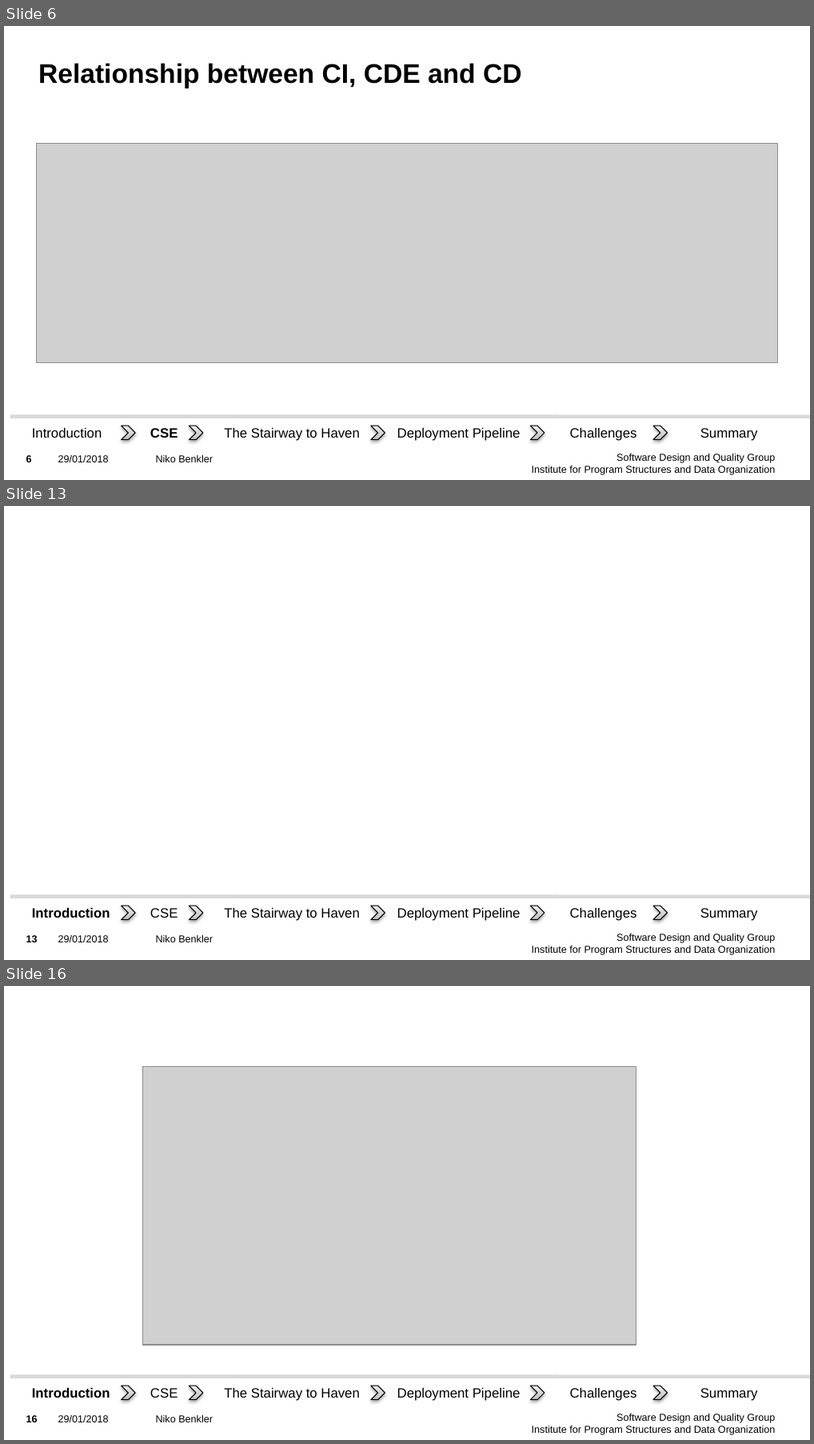
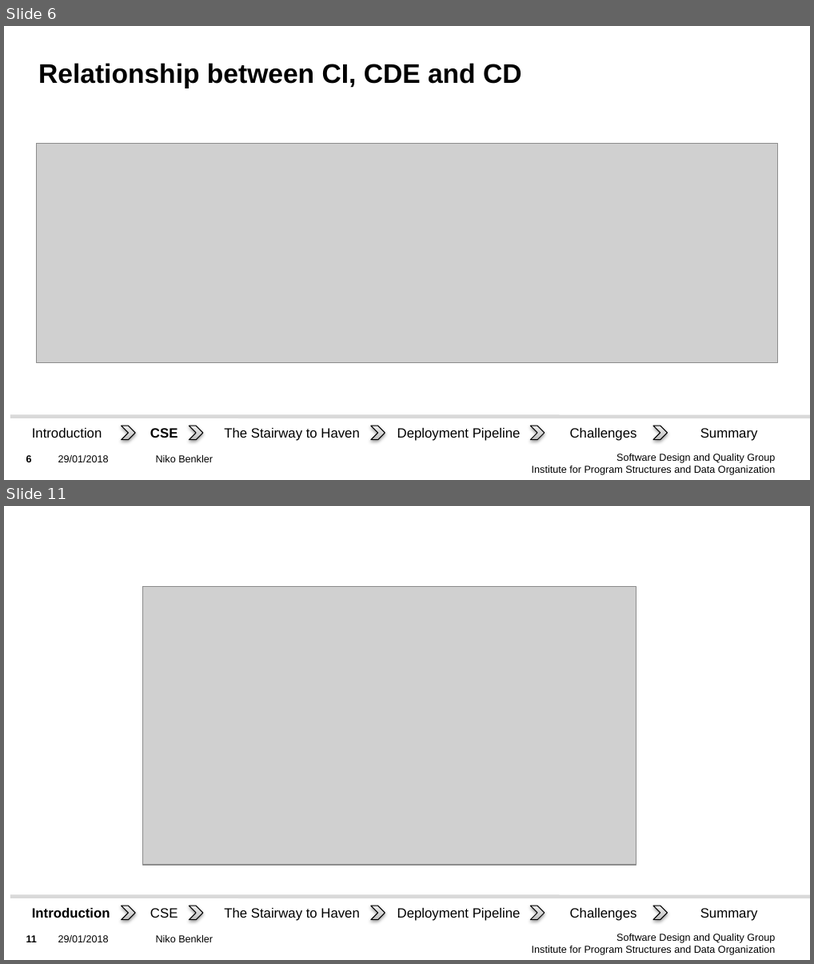
Before and after one commit to Benkler/Proseminar, a slide deck: Präsentation/Präsentation.pptx. Shown one above the other, each under a label of ours: slides 6, 13 and 16 before the commit, slides 6 and 11 after it; the slides between them are not shown. The pictures are 814x1444 and 814x964 pixels, drawn with LibreOffice and Linux fonts; fonts in the diff are those of the drawing; grey boxes stand for pictures; background and template pictures are left out. Boxes give left, top, right and bottom in pixels: in the first picture for what was removed or moved away, otherwise in the second. Text is boxed around its words. In the diff, an @@ line names an element or a change of style, - is before the commit and + after.

```diff
--- a/Präsentation/Präsentation.pptx
+++ b/Präsentation/Präsentation.pptx
@@ slide 13 removed at box(4, 506, 810, 960), background picture (left out); not listed: 4 template elements that a slide beside it also shows @@
@@ group removed at box(10, 896, 810, 920): 6 texts, 5 chevrons, 1 line @@
-CSE
-Challenges
-The Stairway to Haven
-Summary
-Introduction
-Deployment Pipeline
@@ what was slide 16 is now slide 11 @@
@@ page number at box(26, 935, 37, 942): text changed @@
-16
+11
```
Also in this commit, not shown: 7 slides changed, 4 other slides removed.
